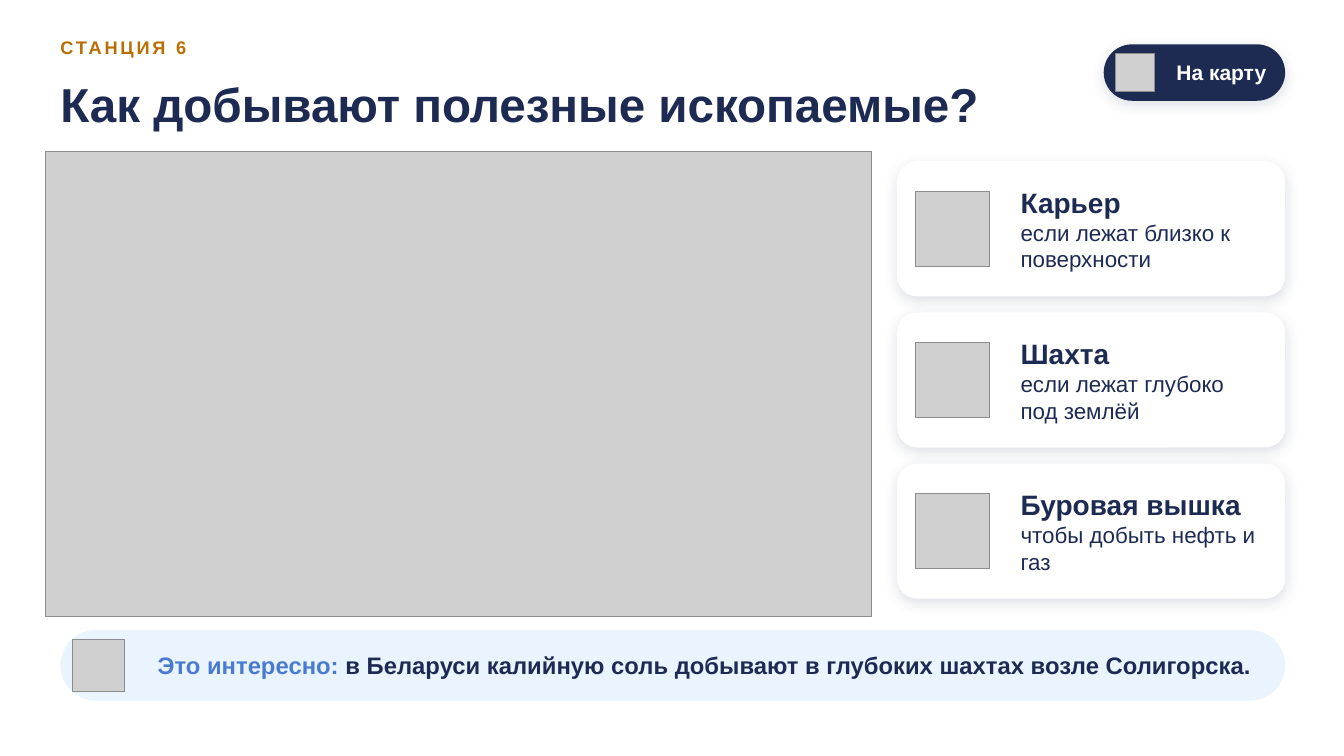
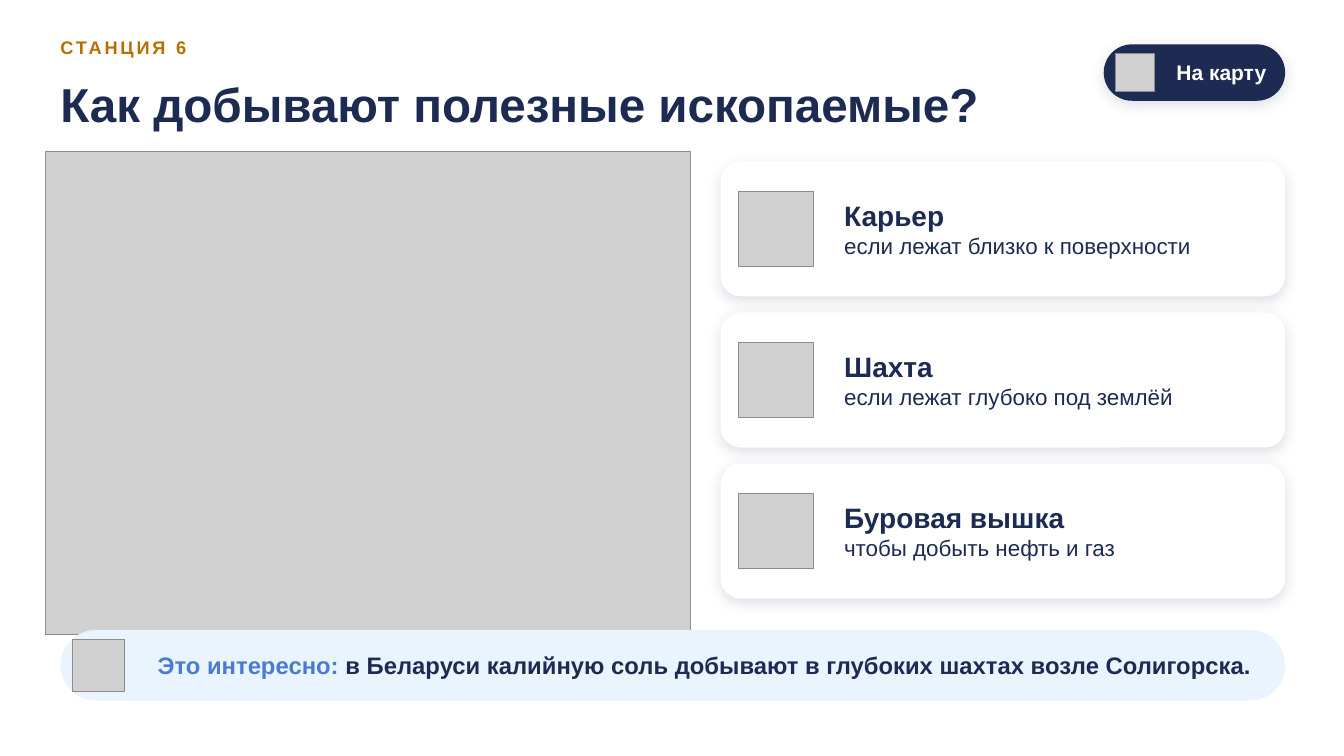
Before and after one commit to zxkaize-cell/kaize, a slide deck: slide 13 of presentations/Полезные_ископаемые/Использование_и_охрана_полезных_ископаемых.pptx. Drawn at 1344x756 pixels with LibreOffice and Linux fonts; fonts in the diff are those of the drawing; grey boxes stand for pictures; background and template pictures are left out. Boxes give left, top, right and bottom in pixels: in the first picture for what was removed or moved away, otherwise in the second. Text is boxed around its words. In the diff, an @@ line names an element or a change of style, - is before the commit and + after.

```diff
--- a/presentations/Полезные_ископаемые/Использование_и_охрана_полезных_ископаемых.pptx
+++ b/presentations/Полезные_ископаемые/Использование_и_охрана_полезных_ископаемых.pptx
@@ picture: place and size @@
-picture at box(45, 151, 872, 616)
+picture at box(45, 151, 691, 635)
@@ rounded rectangle "Карьер": place and size @@
-rounded rectangle "Карьер" at box(897, 161, 1286, 296)
+rounded rectangle "Карьер" at box(721, 161, 1286, 296)
@@ rounded rectangle "Шахта": place and size @@
-rounded rectangle "Шахта" at box(897, 313, 1286, 448)
+rounded rectangle "Шахта" at box(721, 313, 1286, 448)
@@ 3 pictures: place and size @@
-3 pictures at box(915, 192, 990, 569)
+3 pictures at box(739, 192, 814, 569)
@@ rounded rectangle "Буровая вышка": place and size @@
-rounded rectangle "Буровая вышка" at box(897, 464, 1286, 599)
+rounded rectangle "Буровая вышка" at box(721, 464, 1286, 599)
```
Also in this commit, not shown: 5 other slides changed, 45 other files.
